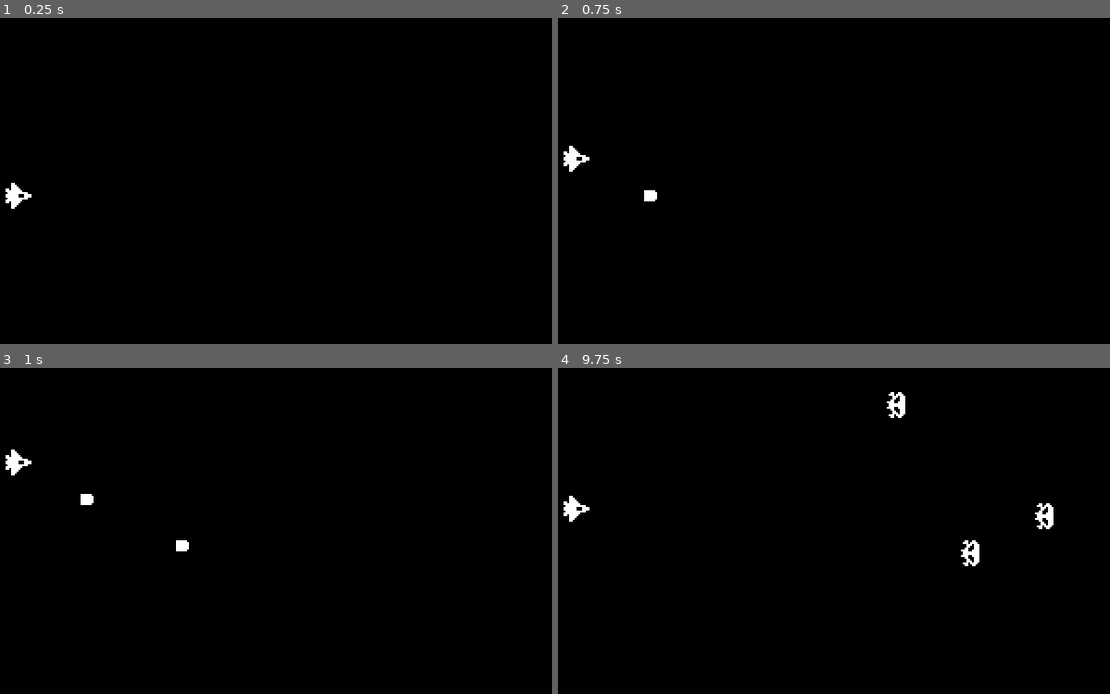
Above: before the commit, frames 1-4 (two rows, left to right).
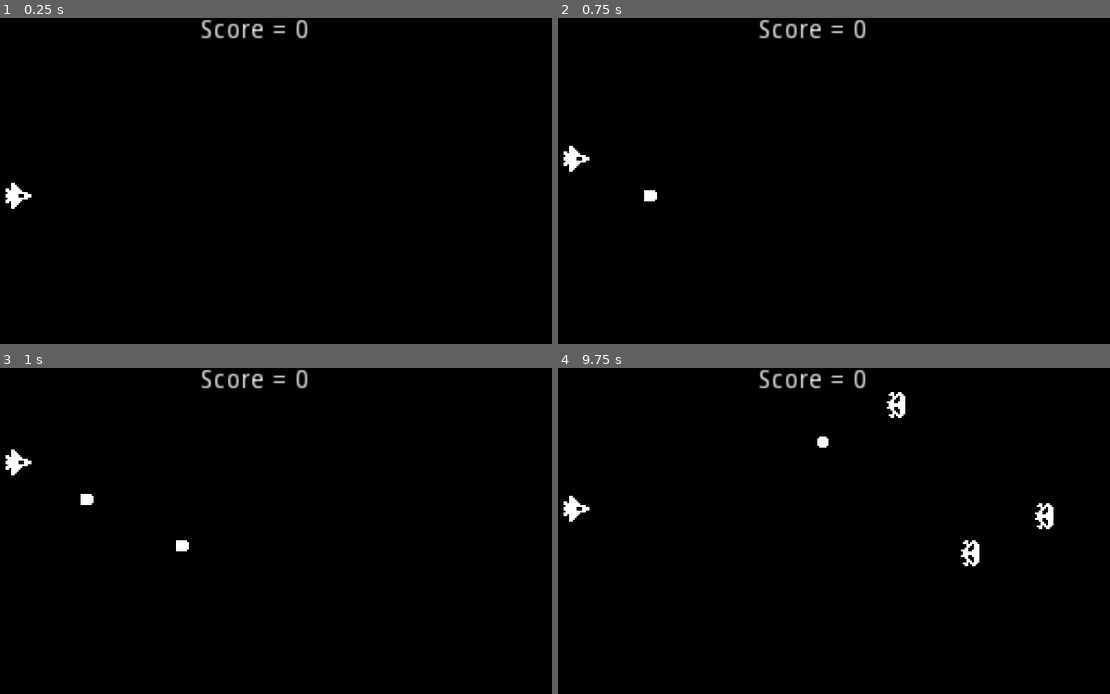
Above: after the commit, the same moments.

Repository: Malynna/Godot-Space-Shooter
Game: Godot game, scene res://World.tscn
Two runs of this game, one before a commit and one after it. Both use one fixed random seed, a clock stepped at 60 frames per second and the inputs below.
Inputs:
- Up to frame 1 (0.25 s): no input
- Up to frame 2 (0.75 s): tap Enter (ui_accept) at 0.5 s; hold Up (ui_up) from 0.53 s (still down)
- Up to frame 3 (1 s): keep holding Up (ui_up); tap Enter (ui_accept) at 0.77 s
- Up to frame 4 (9.75 s): release Up (ui_up) at 1.28 s; hold Down (ui_down) 1.28-2.03 s; tap Enter (ui_accept) at 1.52, 3.02, 3.77, 4.52, 6.02, 6.77, 7.52, 9.02 s; hold Up (ui_up) 2.03-3.53 s; hold Down (ui_down) 3.53-5.78 s; hold Up (ui_up) 5.78-8.03 s; hold Down (ui_down) 8.03-9.53 s; hold Up (ui_up) from 9.53 s (still down)

The runs differ from the first frame. In frame 1, 0.4% of the frame differs, in the area x 36-56%, y 0-7%; in frame 2, 0.4%; in frame 3, 0.4%; in frame 4, 0.5%, in the area x 36-56%, y 0-25%.

Commit message:
Added few code - with one bug to fix

Diff:
--- a/Enemy.gd
+++ b/Enemy.gd
@@ -1,19 +1,30 @@
 extends Area2D
+
+const ExplosionEffect = preload("res://ExplsionEffect.tscn")
 
 export(int) var SPEED = 20
 export(int) var ARMOR = 3
 
+func _ready():
+	var main = get_tree().current_scene
+	if main.is_in_group("World"):
+		connect("score_up", main, "_on_Enemy_score_up")
 
 func _process(delta):
 	position.x -= SPEED * delta
 
-
 func _on_Enemy_body_entered(body):
 	body.queue_free()
 	ARMOR -=1
-	if ARMOR == 0: #or <=
+	if ARMOR <= 0: #or ==
+		emit_signal("score_up")
 		queue_free()
-
 
 func _on_VisibilityNotifier2D_screen_exited():
 	queue_free()
+
+func _exit_tree():
+	var main = get_tree().current_scene
+	var explosionEffect = ExplosionEffect.instance()
+	main.add_child(explosionEffect)
+	explosionEffect.global_position = global_position
--- /dev/null
+++ b/ExplsionEffect.tscn
@@ -0,0 +1,57 @@
+[gd_scene load_steps=4 format=2]
+
+[ext_resource path="res://Explosion.png" type="Texture" id=1]
+
+[sub_resource type="Animation" id=1]
+resource_name = "Explode"
+length = 0.5
+tracks/0/type = "value"
+tracks/0/path = NodePath(".:frame")
+tracks/0/interp = 1
+tracks/0/loop_wrap = true
+tracks/0/imported = false
+tracks/0/enabled = true
+tracks/0/keys = {
+"times": PoolRealArray( 0, 0.1, 0.2, 0.3, 0.4 ),
+"transitions": PoolRealArray( 1, 1, 1, 1, 1 ),
+"update": 1,
+"values": [ 0, 1, 2, 3, 4 ]
+}
+tracks/1/type = "method"
+tracks/1/path = NodePath(".")
+tracks/1/interp = 1
+tracks/1/loop_wrap = true
+tracks/1/imported = false
+tracks/1/enabled = true
+tracks/1/keys = {
+"times": PoolRealArray( 0.5 ),
+"transitions": PoolRealArray( 1 ),
+"values": [ {
+"args": [  ],
+"method": "queue_free"
+} ]
+}
+
+[sub_resource type="Animation" id=2]
+length = 0.001
+tracks/0/type = "value"
+tracks/0/path = NodePath(".:frame")
+tracks/0/interp = 1
+tracks/0/loop_wrap = true
+tracks/0/imported = false
+tracks/0/enabled = true
+tracks/0/keys = {
+"times": PoolRealArray( 0 ),
+"transitions": PoolRealArray( 1 ),
+"update": 0,
+"values": [ 0 ]
+}
+
+[node name="ExplsionEffect" type="Sprite"]
+texture = ExtResource( 1 )
+hframes = 6
+
+[node name="AnimationPlayer" type="AnimationPlayer" parent="."]
+autoplay = "Explode"
+anims/Explode = SubResource( 1 )
+anims/RESET = SubResource( 2 )
--- a/Ship.gd
+++ b/Ship.gd
@@ -1,5 +1,6 @@
 extends Area2D
 
+const ExplosionEffect = preload("res://ExplsionEffect.tscn")
 const Bullet = preload("res://Bullet.tscn")
 
 export(int) var SPEED = 100
@@ -18,7 +19,11 @@
 	main.add_child(bullet)
 	bullet.global_position = global_position
 
-
+func _exit_tree():
+	var main = get_tree().current_scene
+	var explosionEffect = ExplosionEffect.instance()
+	main.add_child(explosionEffect)
+	explosionEffect.global_position = global_position
 
 func _on_Ship_area_entered(area):
 	area.queue_free()
--- /dev/null
+++ b/World.gd
@@ -0,0 +1,12 @@
+extends Node
+
+var score = 0 setget set_score
+
+onready var scoreLabel = $ScoreLabel
+
+func set_score(value):
+	score = value
+	scoreLabel.text = "Score = " + str(score)
+
+func _on_Enemy_score_up():
+	self.score += 10
--- a/World.tscn
+++ b/World.tscn
@@ -1,9 +1,11 @@
-[gd_scene load_steps=3 format=2]
+[gd_scene load_steps=4 format=2]
 
 [ext_resource path="res://Ship.tscn" type="PackedScene" id=1]
 [ext_resource path="res://EnemySpawner.tscn" type="PackedScene" id=2]
+[ext_resource path="res://World.gd" type="Script" id=3]
 
 [node name="World" type="Node"]
+script = ExtResource( 3 )
 
 [node name="ColorRect" type="ColorRect" parent="."]
 anchor_right = 1.0
@@ -18,3 +20,9 @@
 
 [node name="EnemySpawner" parent="." instance=ExtResource( 2 )]
 position = Vector2( 640, 0 )
+
+[node name="ScoreLabel" type="Label" parent="."]
+anchor_right = 1.0
+margin_bottom = 14.0
+text = "Score = 0"
+align = 1
